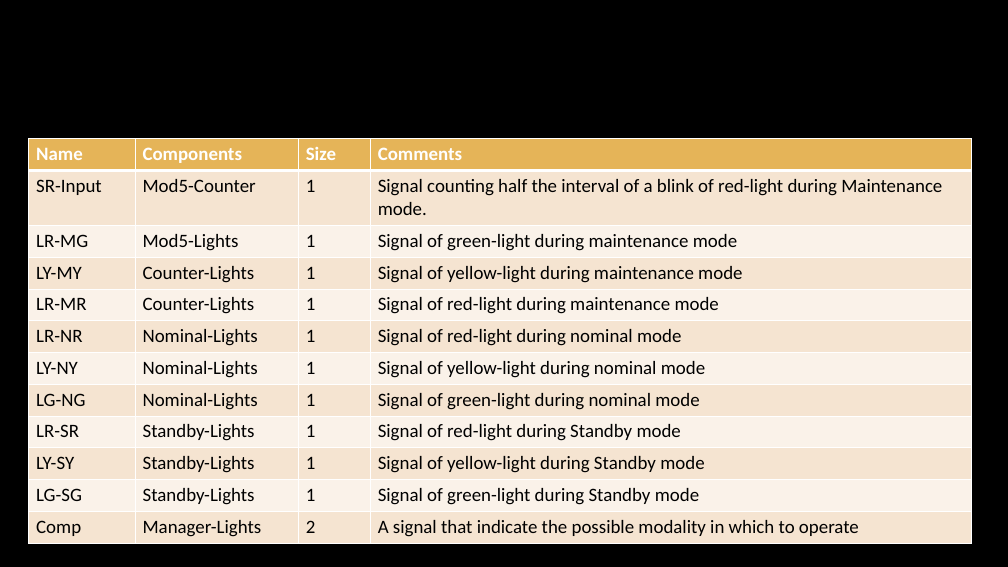
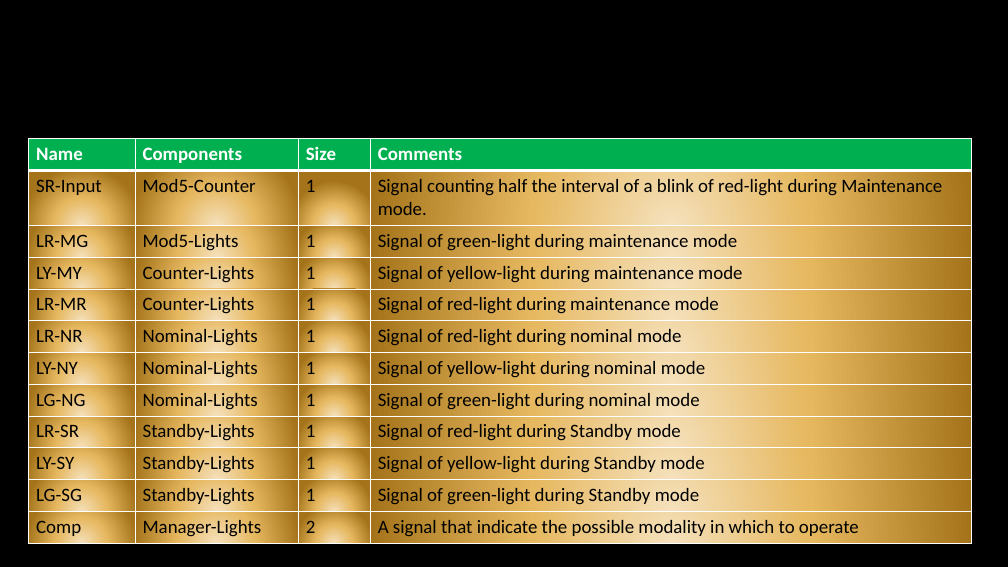
Before and after one commit to NanolathingStuff/Lab-XEM-6010-Project, a slide deck: slide 8 of Gruppo10_Silva.pptx. Drawn at 1008x567 pixels with LibreOffice and Linux fonts; fonts in the diff are those of the drawing; background and template pictures are left out. Boxes give left, top, right and bottom in pixels: in the first picture for what was removed or moved away, otherwise in the second. Text is boxed around its words. In the diff, an @@ line names an element or a change of style, - is before the commit and + after.

```diff
--- a/Gruppo10_Silva.pptx
+++ b/Gruppo10_Silva.pptx
@@ table at [29, 139, 972, 544] @@
@@ fill #E5B458 to #00B050 in row 1 @@
@@ fill #F5E5D1 to gradient #F5E1BC to #E6B860 to #A5741A in 24 cells @@
@@ fill #FAF2EA to gradient #F5E1BC to #E6B860 to #A5741A in 20 cells @@
```
Also in this commit, not shown: 7 other slides changed, 19 other files.
